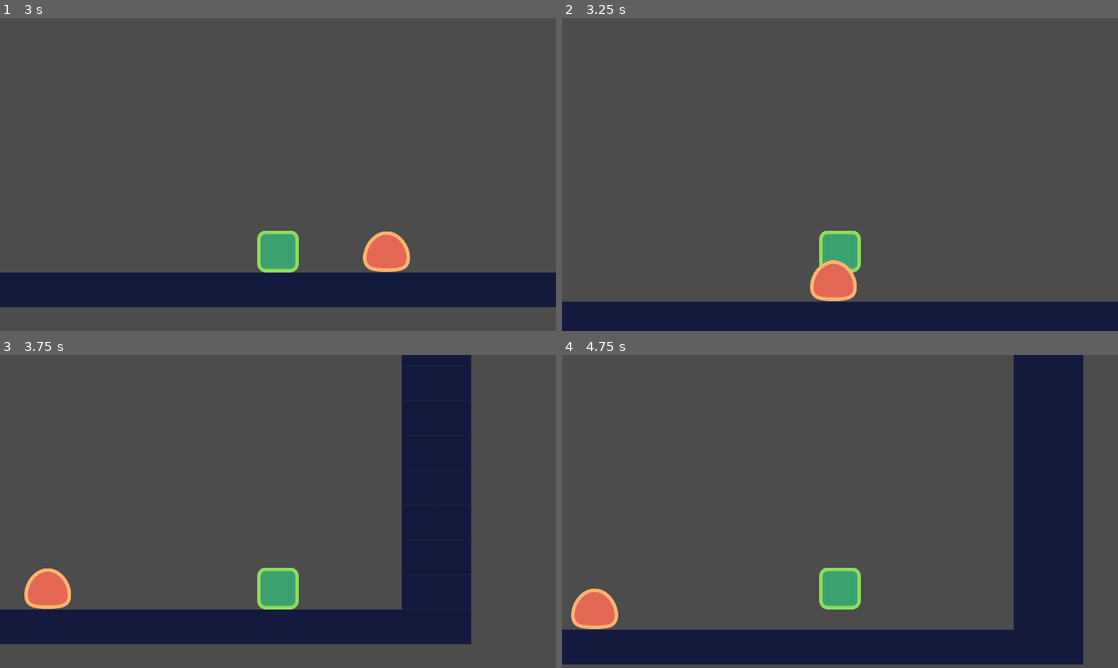
Above: before the commit, frames 1-4 (two rows, left to right).
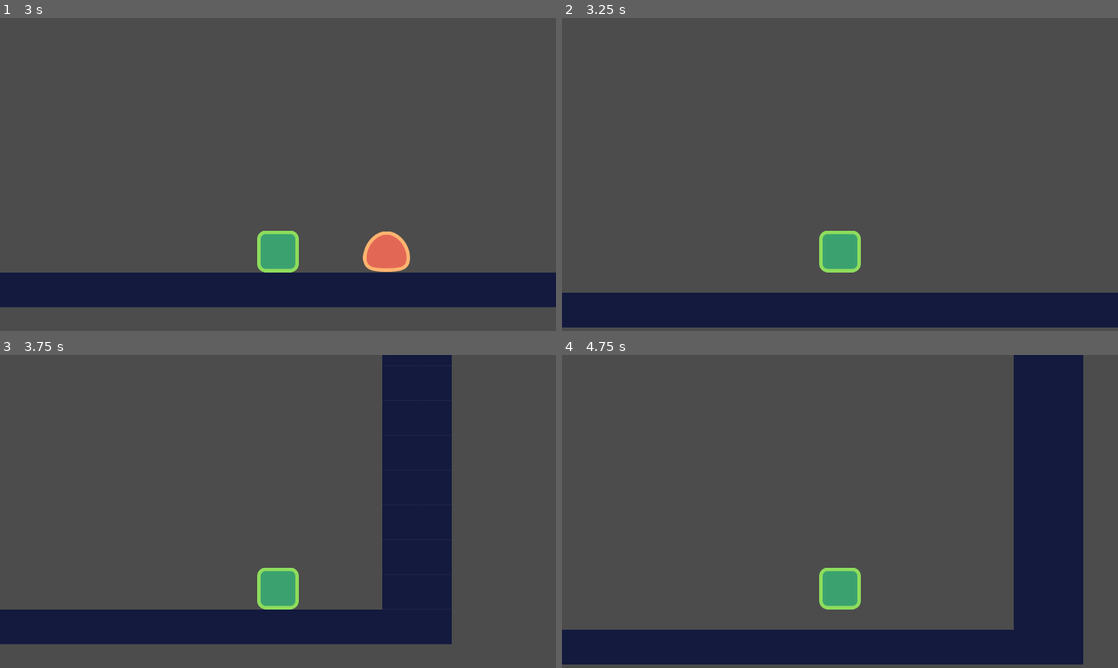
Above: after the commit, the same moments.

Repository: walizw/GodotProjects
Game: Godot game, scene res://scenes/level.tscn
The game is run twice, just before and just after one commit, with the same random seed, the same clock (stepped at 60 frames per second) and the same inputs. The project has no main scene, so this scene is started directly.
Inputs:
- Up to frame 1 (3 s): tap Enter at 0.5 s; hold D (right) 0.53-2.03 s; tap W (jump) at 0.77, 1.52 s; hold A (left) 2.03-2.78 s; hold D (right) from 2.78 s (still down)
- Up to frame 2 (3.25 s): keep holding D (right); tap W (jump) at 3.02 s
- Up to frame 3 (3.75 s): keep holding D (right)
- Up to frame 4 (4.75 s): tap W (jump) at 3.77, 4.52 s; release D (right) at 4.28 s; hold A (left) from 4.28 s (still down)

Frame 1 is identical in both runs. In frame 2, 4.7% of the frame differs, in the area x 0-100%, y 77-100%; in frame 3, 7.0%, in the area x 4-85%, y 0-93%; in frame 4, 0.9%.

Commit message:
making the player die

Diff:
--- a/1. Platformer/prefabs/enemy.tscn
+++ b/1. Platformer/prefabs/enemy.tscn
@@ -37,3 +37,5 @@
 [node name="CollisionShape2D" type="CollisionShape2D" parent="StompDetector"]
 position = Vector2( 0, -11 )
 shape = SubResource( 2 )
+
+[connection signal="body_entered" from="StompDetector" to="." method="_on_StompDetector_body_entered"]
--- a/1. Platformer/scripts/enemy.gd
+++ b/1. Platformer/scripts/enemy.gd
@@ -3,6 +3,13 @@
 func _ready() -> void:
 	set_physics_process(false) # deactivate physics_process at the start
 	_velocity.x = -speed.x
+
+func _on_StompDetector_body_entered(body: Node) -> void:
+	if body.global_position.y > get_node ("StompDetector").global_position.y:
+		return
+
+	get_node ("CollisionShape2D").disabled = true # disable the "CollisionShape2D"
+	queue_free ()
 
 func _physics_process(delta: float) -> void:
 	_velocity.y += grav * delta
